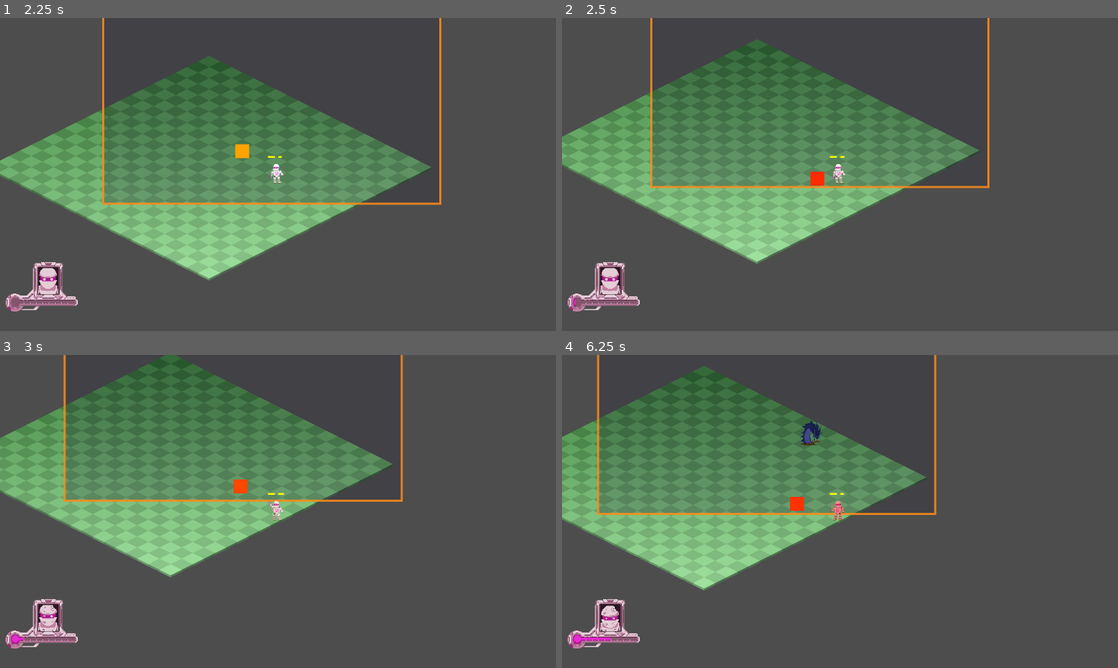
Above: before the commit, frames 1-4 (two rows, left to right).
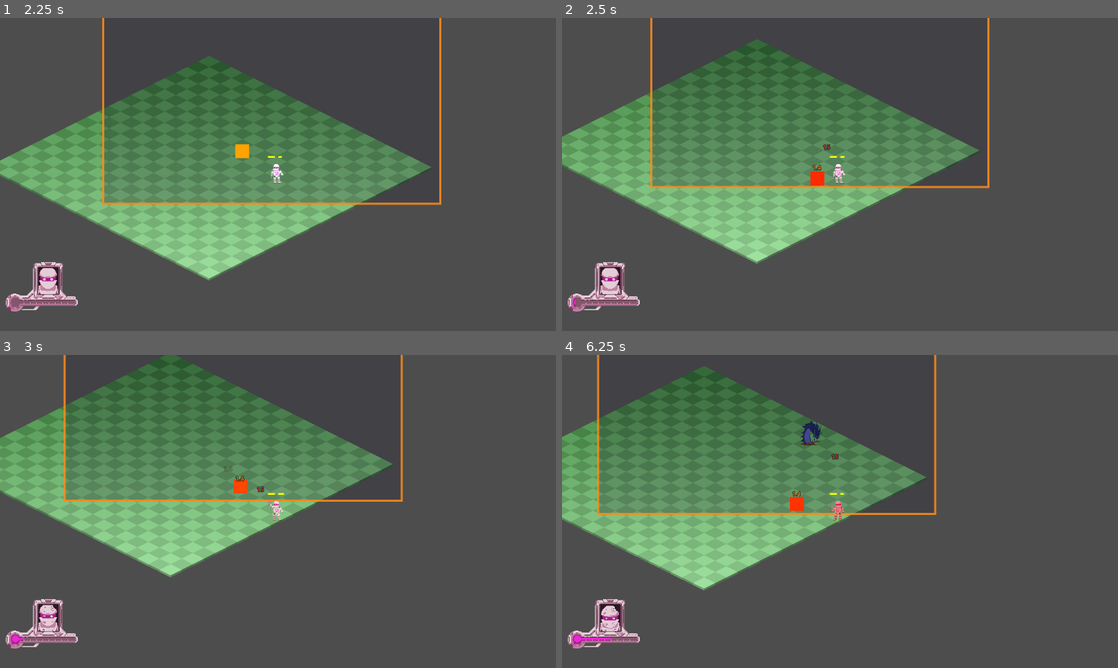
Above: after the commit, the same moments.

Repository: NoeRoberties/Odomat
Game: Godot game, scene res://Scenes/UI/MainMenu/MainMenu.tscn
Two runs of this game, one before a commit and one after it. Both use one fixed random seed, a clock stepped at 60 frames per second and the inputs below.
Inputs (mouse positions are in pixels of both pictures, inside the frame that each line leads up to):
- Up to frame 1 (2.25 s): click "Start Game" at 0.5 s; tap Enter (ui_accept) at 1.25, 1.52 s; move the mouse to (400, 158) at 1.27 s; hold D (move_right) 1.28-2.03 s; hold Shift (dash) 1.28-2.03 s; click (400, 158) at 1.42 s; move the mouse to (166, 190) at 2.02 s; hold S (move_down) from 2.03 s (still down); tap Space (interact_npc) at 2.1 s
- Up to frame 2 (2.5 s): keep holding S (move_down); tap Enter (ui_accept) at 2.27 s
- Up to frame 3 (3 s): move the mouse to (333, 442) at 2.77 s; release S (move_down) at 2.78 s; press the mouse at (333, 442) at 2.78 s; hold D (move_right) from 2.78 s (still down)
- Up to frame 4 (6.25 s): move the mouse to (812, 574) at 3.52 s; release D (move_right) at 3.53 s; release the mouse at (812, 574) at 3.53 s; hold W (move_up) 3.53-4.28 s; tap Shift (dash) at 3.6 s; click (812, 574) at 3.67 s; tap Enter (ui_accept) at 3.77, 4.52, 5.27 s; move the mouse to (1006, 558) at 4.27 s; hold Space (interact_npc) 4.28-5.03 s; hold A (move_left) 4.28-5.78 s; move the mouse to (673, 464) at 5.02 s; click (673, 464) at 5.1 s; move the mouse to (867, 511) at 5.77 s; hold S (move_down) from 5.78 s (still down); hold Shift (dash) from 5.78 s (still down); click (867, 511) at 5.92 s

Frame 1 is identical in both runs. In frame 2, less than 0.1% of the frame differs, in the area x 45-49%, y 40-49%; in frame 3, less than 0.1%, in the area x 40-48%, y 35-44%; in frame 4, less than 0.1%.

Commit message:
[ADD] floating damage text when any entity takes damage. Better immersion

Diff:
--- /dev/null
+++ b/godot-project/odomat/Scenes/UI/HUD/FloatingDamageText.tscn
@@ -0,0 +1,23 @@
+[gd_scene load_steps=2 format=3 uid="uid://floatingdamagetext001"]
+
+[ext_resource type="Script" path="res://Scripts/UI/HUD/floating_damage_text.gd" id="1_float_text"]
+
+[node name="FloatingDamageText" type="Node2D"]
+z_index = 100
+script = ExtResource("1_float_text")
+
+[node name="Label" type="Label" parent="."]
+anchors_preset = 8
+anchor_left = 0.5
+anchor_top = 0.5
+anchor_right = 0.5
+anchor_bottom = 0.5
+offset_left = -40.0
+offset_top = -15.0
+offset_right = 40.0
+offset_bottom = 15.0
+grow_horizontal = 2
+grow_vertical = 2
+text = "99"
+horizontal_alignment = 1
+vertical_alignment = 1
--- a/godot-project/odomat/Scripts/Enemies/Archer/archer.gd
+++ b/godot-project/odomat/Scripts/Enemies/Archer/archer.gd
@@ -380,6 +380,8 @@
 
 func take_damage(damage: int, attacker_position: Vector2 = Vector2.ZERO, knockback_force: float = 0.0) -> void:
 	_health -= damage
+	DamageNumbers.display_number(damage, global_position + Vector2(0, -20))
+
 
 	if _animated_sprite:
 		_animate_archer_blink()
--- a/godot-project/odomat/Scripts/Enemies/Beetle/beetle.gd
+++ b/godot-project/odomat/Scripts/Enemies/Beetle/beetle.gd
@@ -116,6 +116,8 @@
 
 func take_damage(damage: int, attacker_position: Vector2 = Vector2.ZERO, knockback_force: float = 0.0) -> void:
 	_health -= damage
+	DamageNumbers.display_number(damage, global_position + Vector2(0, -20))
+
 
 	# Apply knockback: prefer provided force; fall back to 0 (no knockback)
 	if knockback_force > 0 and attacker_position != Vector2.ZERO:
--- a/godot-project/odomat/Scripts/Enemies/ChargerBoss/charger_boss.gd
+++ b/godot-project/odomat/Scripts/Enemies/ChargerBoss/charger_boss.gd
@@ -163,6 +163,7 @@
 func _complete_charge_leg(hit_normal: Vector2 = Vector2.ZERO) -> void:
 	# Deplete self HP per charge leg (wall impact)
 	_health -= CHARGE_SELF_DAMAGE
+	DamageNumbers.display_number(CHARGE_SELF_DAMAGE, global_position + Vector2(0, -25), Color(1.0, 0.55, 0.1))
 	_play_wall_bounce_animation(hit_normal)
 
 	if _health <= PHASE2_HP_THRESHOLD:
@@ -170,6 +171,7 @@
 	else:
 		_state = State.PIVOT
 		_pivot_timer = PIVOT_DURATION
+
 
 
 func _play_wall_bounce_animation(hit_normal: Vector2) -> void:
@@ -268,10 +270,12 @@
 
 	# Phase 2: Static turret takes damage from player
 	_health -= damage
+	DamageNumbers.display_number(damage, global_position + Vector2(0, -25))
 	_animate_blink()
 
 	if _health <= 0:
 		queue_free()
+
 
 
 func _set_visual_color(color: Color) -> void:
--- a/godot-project/odomat/Scripts/Enemies/Worm/worm.gd
+++ b/godot-project/odomat/Scripts/Enemies/Worm/worm.gd
@@ -44,6 +44,8 @@
 
 func take_damage(damage: int, attacker_position: Vector2 = Vector2.ZERO, _knockback_force: float = 0.0) -> void:
 	_health -= damage
+	DamageNumbers.display_number(damage, global_position + Vector2(0, -20))
+
 
 	if _animated_sprite:
 		_animate_blink()
--- a/godot-project/odomat/Scripts/Player/player.gd
+++ b/godot-project/odomat/Scripts/Player/player.gd
@@ -141,8 +141,10 @@
 		return
 	_hit_invulnerability = HIT_INVULNERABILITY_DURATION
 	_health -= damage
+	DamageNumbers.display_number(damage, global_position + Vector2(0, -25), Color.WHITE, true)
 	# Notify listeners (HUD)
 	emit_signal("health_changed", _health, max_health)
+
 	_play_damage_blink()
 	if attacker_position != Vector2.ZERO:
 		var dir := (global_position - attacker_position).normalized()
--- /dev/null
+++ b/godot-project/odomat/Scripts/UI/HUD/damage_numbers.gd
@@ -0,0 +1,20 @@
+extends Node
+
+const FLOATING_TEXT_SCENE: PackedScene = preload("res://Scenes/UI/HUD/FloatingDamageText.tscn")
+
+
+func display_number(value: Variant, position: Vector2, custom_color: Color = Color.WHITE, is_player: bool = false, is_critical: bool = false) -> void:
+	if FLOATING_TEXT_SCENE == null:
+		return
+
+	var text_instance = FLOATING_TEXT_SCENE.instantiate() as FloatingDamageText
+	if text_instance == null:
+		return
+
+	var main_scene = get_tree().current_scene
+	if main_scene == null:
+		main_scene = get_tree().root
+
+	main_scene.add_child(text_instance)
+	text_instance.global_position = position
+	text_instance.setup(value, custom_color, is_player, is_critical)
--- /dev/null
+++ b/godot-project/odomat/Scripts/UI/HUD/floating_damage_text.gd
@@ -0,0 +1,60 @@
+extends Node2D
+class_name FloatingDamageText
+
+@onready var label: Label = $Label
+
+
+func setup(value: Variant, custom_color: Color = Color.WHITE, is_player: bool = false, is_critical: bool = false) -> void:
+	var text_str := ""
+	if value is float:
+		text_str = "%.1f" % value if value != int(value) else str(int(value))
+	else:
+		text_str = str(value)
+
+	if label == null:
+		label = $Label
+
+	label.text = text_str
+
+	# Determine text display color
+	var display_color := custom_color
+	if custom_color == Color.WHITE:
+		if is_player:
+			display_color = Color(1.0, 0.25, 0.25) # Vivid Red for player damage
+		elif is_critical:
+			display_color = Color(1.0, 0.85, 0.1) # Bright Gold for critical hits
+		else:
+			display_color = Color(1.0, 0.95, 0.4) # Warm Yellow for standard enemy hits
+
+	label.add_theme_color_override("font_color", display_color)
+	label.add_theme_color_override("font_outline_color", Color(0.05, 0.05, 0.05, 0.95))
+	label.add_theme_constant_override("outline_size", 6)
+
+	if is_critical:
+		label.add_theme_font_size_override("font_size", 24)
+	else:
+		label.add_theme_font_size_override("font_size", 18)
+
+	# Setup random upward drifting trajectory
+	var x_drift := randf_range(-18.0, 18.0)
+	var target_pos := global_position + Vector2(x_drift, -45.0)
+
+	scale = Vector2(1.5, 1.5)
+	modulate.a = 1.0
+
+	var tween := create_tween()
+	tween.set_parallel(true)
+
+	# Smooth upward drift
+	tween.tween_property(self, "global_position", target_pos, 0.65).set_trans(Tween.TRANS_QUAD).set_ease(Tween.EASE_OUT)
+
+	# Scale pop animation
+	tween.tween_property(self, "scale", Vector2(1.0, 1.0), 0.15).set_trans(Tween.TRANS_BACK).set_ease(Tween.EASE_OUT)
+
+	# Fade out near end of motion
+	var fade_tween := create_tween()
+	fade_tween.tween_interval(0.35)
+	fade_tween.tween_property(self, "modulate:a", 0.0, 0.3)
+
+	await tween.finished
+	queue_free()
--- a/godot-project/odomat/project.godot
+++ b/godot-project/odomat/project.godot
@@ -19,6 +19,8 @@
 
 ModulesInventory="*res://Scripts/Player/Modules/modules_inventory.gd"
 GameState="*uid://do8qee8ntl23l"
+DamageNumbers="*res://Scripts/UI/HUD/damage_numbers.gd"
+
 
 [display]
 
Not shown, added: godot-project/odomat/Scripts/UI/HUD/damage_numbers.gd.uid
Not shown, added: godot-project/odomat/Scripts/UI/HUD/floating_damage_text.gd.uid
